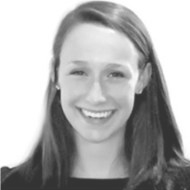
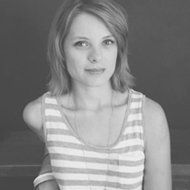
Layers edited between the first and the second 190 x 190 image:
added layer "Background copy" (1st of 12) (88%) above "Background copy" over [0, 0, 190, 190]
hid "Background copy" (11th of 12) over [0, 0, 190, 190]
